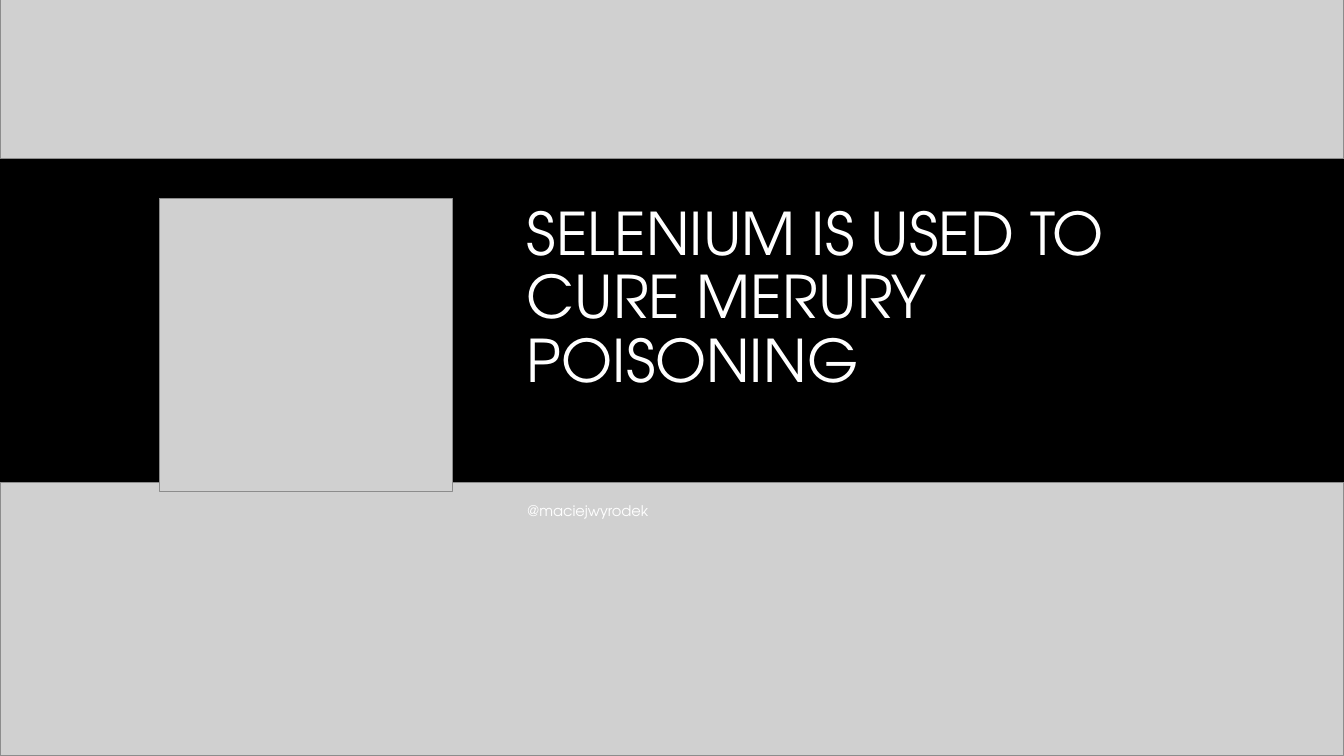
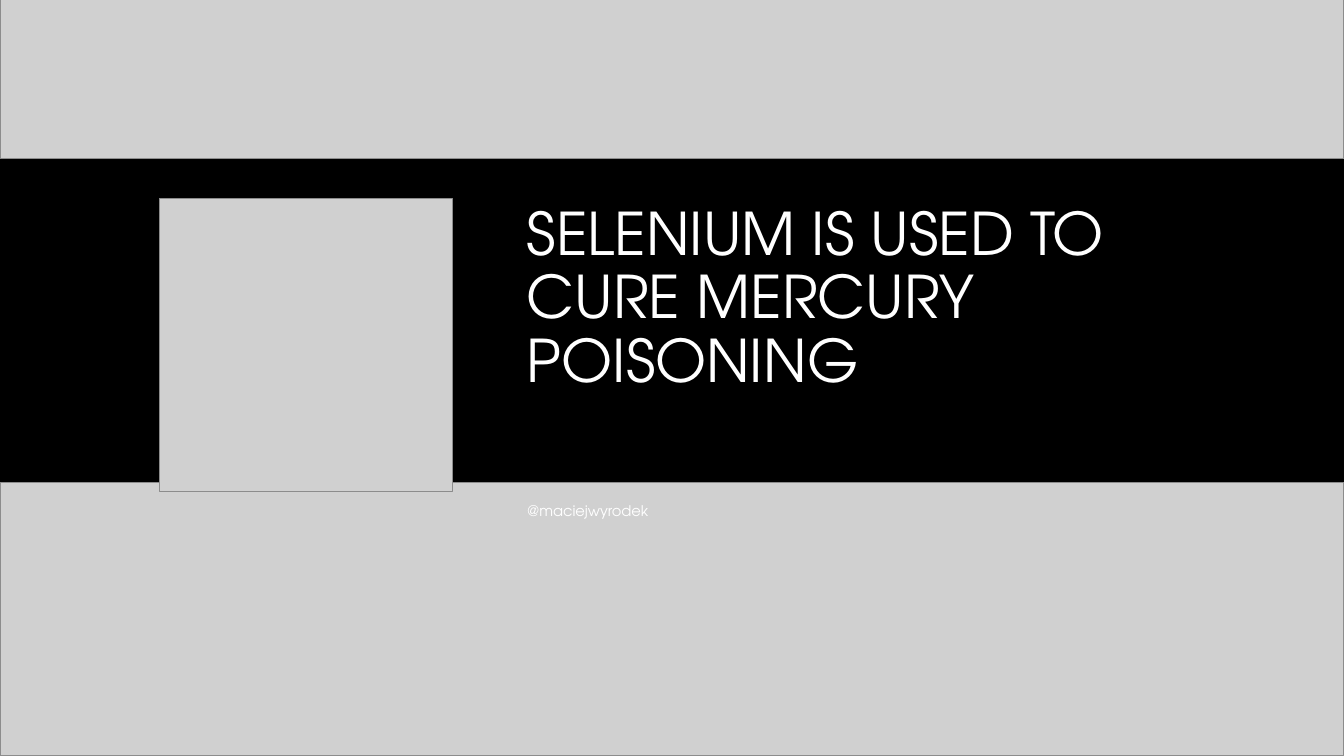
Before and after one commit to mwyrodek/SeleniumPresentation, a slide deck: slide 17 of docs/selenium.pptx. Drawn at 1344x756 pixels with LibreOffice and Linux fonts; fonts in the diff are those of the drawing; grey boxes stand for pictures; background and template pictures are left out. Boxes give left, top, right and bottom in pixels: in the first picture for what was removed or moved away, otherwise in the second. Text is boxed around its words. In the diff, an @@ line names an element or a change of style, - is before the commit and + after.

```diff
--- a/docs/selenium.pptx
+++ b/docs/selenium.pptx
@@ title at (527, 210, 1104, 383): text changed @@
-SELENIUM IS USED TO CURE MERURY POISONING
+SELENIUM IS USED TO CURE MERCURY POISONING
```
Also in this commit, not shown: 8 other slides changed, 4 slides added, 1 slide removed, 1 other file.
